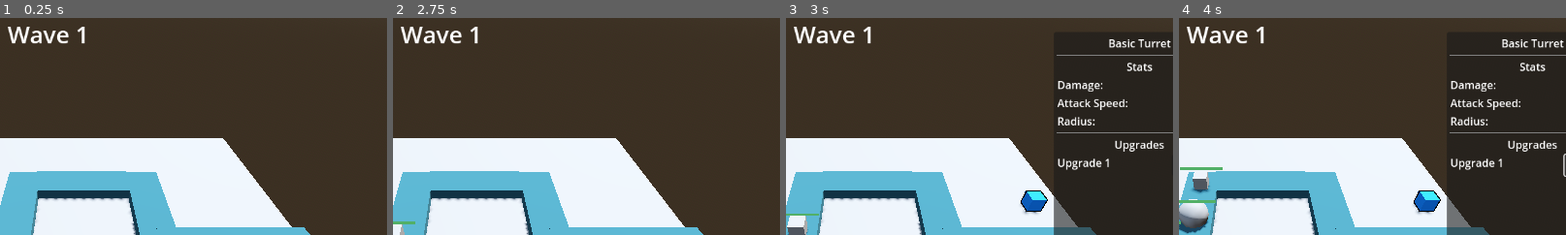
Above: before the commit, frames 1-4 (left to right).
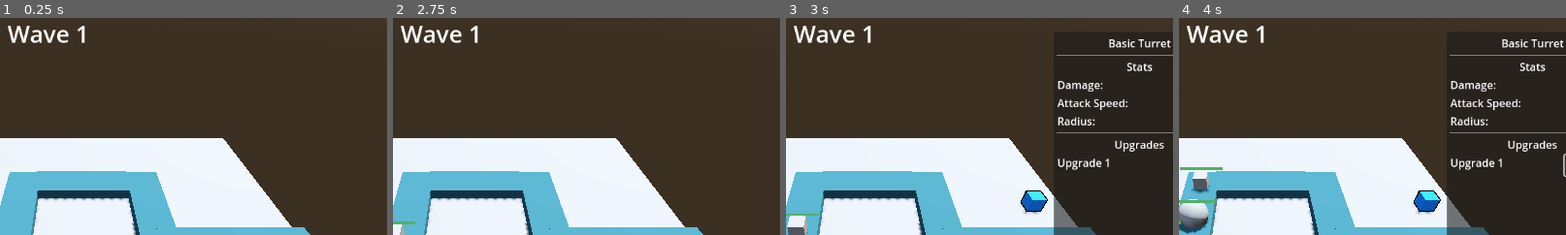
Above: after the commit, the same moments.

Repository: BurnabySouthGameDev/TowerDefence
Game: Godot game, scene res://Scenes/main.tscn
Two runs of this game, one before a commit and one after it. Both use one fixed random seed, a clock stepped at 60 frames per second and the inputs below.
Inputs (mouse positions are % of the whole screen's width and height, from its top left):
- Up to frame 1 (0.25 s): no input
- Up to frame 2 (2.75 s): click "Spawn" at 0.5 s; click "Cancel" at 1.25 s; click "Spawn" at 2 s
- Up to frame 3 (3 s): move the mouse to (72, 45) at 2.77 s; click (72, 45) at 2.92 s
- Up to frame 4 (4 s): click "Upgrade" at 3.5 s
The pictures show only the part of the screen within x 40-90%, y 2-51%; the shares and areas given below are measured in that part.

The runs differ from the first frame. In frame 1, 0.4% of the frame differs, in the area x 2-23%, y 3-13%; in frame 2, 0.4%; in frame 3, 0.4%; in frame 4, 0.4%.

Commit message:
Added deselection on ground and minor selection logic changes

Diff:
--- a/Scenes/main.tscn
+++ b/Scenes/main.tscn
@@ -1,11 +1,11 @@
 [gd_scene load_steps=18 format=3 uid="uid://dxt1ttcllxx1g"]
 
-[ext_resource type="PackedScene" uid="uid://ld73oby6g67" path="res://Scenes/turrets/list/basic_turret.tscn" id="2_bo1nx"]
+[ext_resource type="PackedScene" uid="uid://ld73oby6g67" path="res://Scenes/Turrets/List/basic_turret.tscn" id="2_bo1nx"]
 [ext_resource type="Script" uid="uid://ns7g5warqqu5" path="res://Scripts/enemy_spawn.gd" id="2_ibv0h"]
-[ext_resource type="Script" uid="uid://bh40hhbshvymn" path="res://Scripts/ui/currency_display.gd" id="3_8gbba"]
-[ext_resource type="Script" path="res://Scripts/turrets/tower_res.gd" id="3_344ge"]
-[ext_resource type="Script" uid="uid://dq8n1fjdqpre3" path="res://Scripts/ui/spawn_button.gd" id="4_jjvhh"]
-[ext_resource type="Script" path="res://Scripts/turrets/upgrade_res.gd" id="4_ynf5e"]
+[ext_resource type="Script" uid="uid://bh40hhbshvymn" path="res://Scripts/UI/currency_display.gd" id="3_8gbba"]
+[ext_resource type="Script" uid="uid://nf31t0owinb2" path="res://Scripts/turrets/tower_res.gd" id="3_344ge"]
+[ext_resource type="Script" uid="uid://dq8n1fjdqpre3" path="res://Scripts/UI/spawn_button.gd" id="4_jjvhh"]
+[ext_resource type="Script" uid="uid://dapii7i1tjwtr" path="res://Scripts/turrets/upgrade_res.gd" id="4_ynf5e"]
 [ext_resource type="PackedScene" uid="uid://dvdps78t4kco7" path="res://Scenes/UI/menu.tscn" id="5_21xkr"]
 [ext_resource type="PackedScene" uid="uid://gvaje4p786yv" path="res://Scenes/tower_manager.tscn" id="5_kry3j"]
 
@@ -220,14 +220,16 @@
 color = Color(0.303233, 0.303233, 0.303233, 1)
 
 [node name="WaveCounter" type="Label" parent="GameUI"]
-offset_left = 450.0
-offset_top = 5.0
-offset_right = 626.0
-offset_bottom = 64.0
+anchors_preset = -1
+anchor_left = 0.390625
+anchor_top = 0.00771605
+anchor_right = 0.543403
+anchor_bottom = 0.0987654
 theme_override_font_sizes/font_size = 35
 text = "Wave 0"
 horizontal_alignment = 1
 vertical_alignment = 1
+metadata/_edit_use_anchors_ = true
 
 [node name="TowerManager" parent="." instance=ExtResource("5_kry3j")]
 unique_name_in_owner = true
--- a/Scenes/turrets/list/basic_turret.tscn
+++ b/Scenes/turrets/list/basic_turret.tscn
@@ -53,3 +53,5 @@
 
 [connection signal="new_target" from="Radar" to="." method="_on_radar_new_target"]
 [connection signal="timeout" from="ReloadTimer" to="." method="fire"]
+[connection signal="mouse_entered" from="Select" to="Select" method="_on_mouse_entered"]
+[connection signal="mouse_exited" from="Select" to="Select" method="_on_mouse_exited"]
--- a/Scripts/UI/Menu/menu.gd
+++ b/Scripts/UI/Menu/menu.gd
@@ -14,12 +14,14 @@
 	hide()
 
 
-func _open_menu(tower: Node3D) -> void:
-	if Global.selected_tower == tower:
-		hide()
-	else:
+func _open_menu(tower) -> void:
+	if tower == Global.selected_tower:
+		print_rich("[color=red]Open")
 		show()
 		_load_values(tower.resource)
+	else:
+		print_rich("[color=red]Close")
+		hide()
 
 
 func _sell() -> void:
--- a/Scripts/enemy_spawn.gd
+++ b/Scripts/enemy_spawn.gd
@@ -31,7 +31,7 @@
 		"Difficulty": 2},
 	}
 
-func _process(delta: float) -> void:
+func _process(_delta: float) -> void:
 	if difficulty_total >= difficulty_cap:
 		cap_reached = true
 	#Checks if a wave has been cleared and starts a new one if so
--- a/Scripts/global.gd
+++ b/Scripts/global.gd
@@ -9,5 +9,11 @@
 			selected_tower.selected = false
 
 		selected_tower = value
+var selectable_tower: Node3D = null:
+	set(value):
+		if selectable_tower == value:
+			return
+
+		selectable_tower = value
 
 var placed_turrets: Array[Node3D] = []
--- a/Scripts/tower_manager.gd
+++ b/Scripts/tower_manager.gd
@@ -1,6 +1,6 @@
 extends Node3D
 
-signal tower_menu(turret:Node3D) #fires when a child is added
+signal tower_menu(tower) #fires when a child is added
 
 
 func _on_child_entered_tree(tower: Node3D) -> void:
@@ -10,3 +10,10 @@
 
 func _on_child_selected(tower:Node3D) -> void:
 	emit_signal("tower_menu", tower)
+
+func _unhandled_input(event) -> void:
+	if event is InputEventMouseButton and event.pressed and event.button_index == MOUSE_BUTTON_LEFT and Global.selected_tower != null and Global.selectable_tower == null:
+		call_deferred("_deselect_tower")
+
+func _deselect_tower() -> void:
+	Global.selected_tower.selected = false
--- a/Scripts/turrets/basic_turret.gd
+++ b/Scripts/turrets/basic_turret.gd
@@ -6,12 +6,19 @@
 @export var sell_value: int = 5
 @export var resource: TowerResource
 
-var selectable: bool = false
+var selectable: bool = false:
+	set(value):
+		if selectable == value:
+			return
+
+		selectable = value
+
+		if selectable:
+			Global.selectable_tower = self
+		else:
+			Global.selectable_tower = null
 var selected: bool = false:
 	set(value):
-		if selectable == false:
-			return
-
 		if selected == value:
 			return
 
@@ -23,6 +30,8 @@
 		else:
 			csg_box_3d.material.next_pass.shader = null
 			Global.selected_tower = null
+
+		emit_signal("request_tower_menu", self)
 
 @onready var radar: Radar = $"Radar"
 @onready var reload_timer: Timer = $"ReloadTimer"
--- a/Scripts/turrets/select.gd
+++ b/Scripts/turrets/select.gd
@@ -8,9 +8,16 @@
 func _input_event(_camera: Camera3D, event: InputEvent, _event_position: Vector3, _normal: Vector3, _shape_idx: int) -> void:
 	if event is InputEventMouseButton and event.button_index == MOUSE_BUTTON_LEFT and event.pressed and basic_turret.selectable == true:
 		print("Clicked turret:", basic_turret.name)
-		basic_turret.emit_signal("request_tower_menu", basic_turret)
 
 		if basic_turret.selected == false:
 			basic_turret.selected = true
 		else:
 			basic_turret.selected = false
+
+
+func _on_mouse_entered() -> void:
+	basic_turret.selectable = true
+
+
+func _on_mouse_exited() -> void:
+	basic_turret.selectable = false
--- a/Scripts/ui/spawn_button.gd
+++ b/Scripts/ui/spawn_button.gd
@@ -108,7 +108,7 @@
 
 				Global.placed_turrets.append(placing_turret)
 
-				placing_turret.selectable = true
+				#placing_turret.selectable = true
 				placing_turret = null
 				cancel_button.hide()
 				disabled = false
